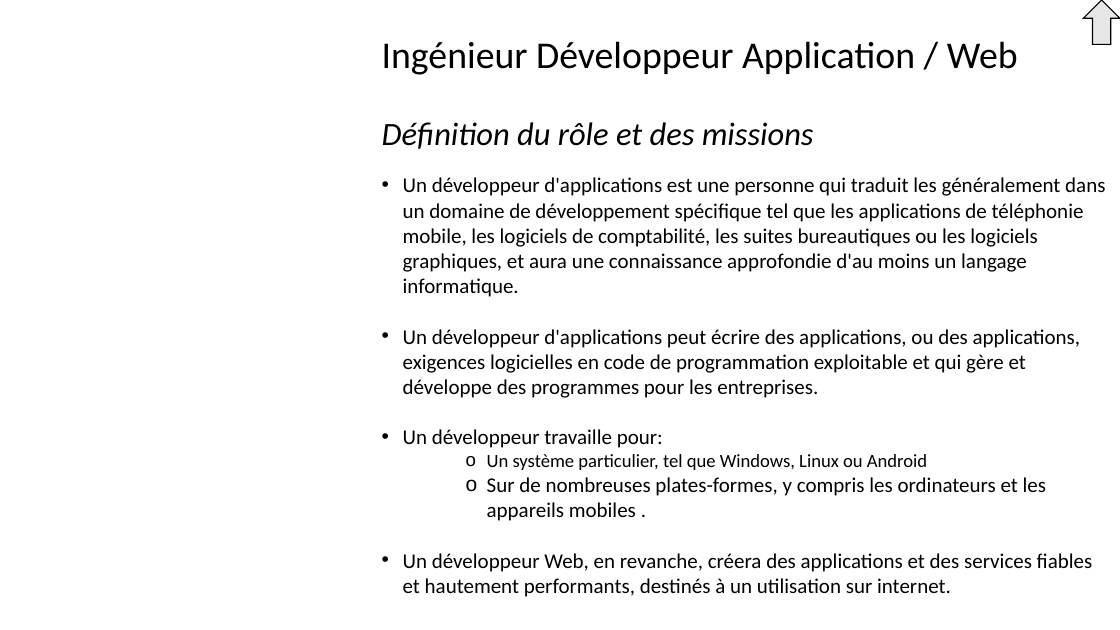
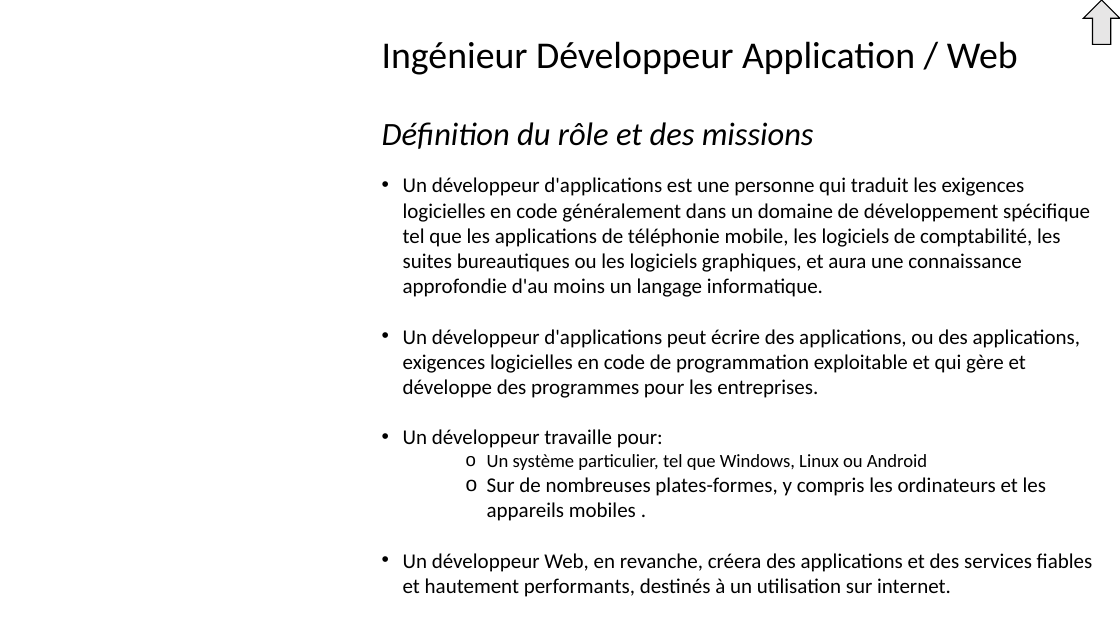
Before and after one commit to Solifred38/cv, a slide deck: slide 7 of Profils_jobs_it.pptx. Drawn at 1120x630 pixels with LibreOffice and Linux fonts; fonts in the diff are those of the drawing; background and template pictures are left out. Boxes give left, top, right and bottom in pixels: in the first picture for what was removed or moved away, otherwise in the second. Text is boxed around its words. In the diff, an @@ line names an element or a change of style, - is before the commit and + after.

Commit message:
modif developpeurs

```diff
--- a/Profils_jobs_it.pptx
+++ b/Profils_jobs_it.pptx
@@ text at (403, 177, 1090, 297): text changed @@
-• Un développeur d'applications est une personne qui traduit les généralement dans un domaine de développement spécifique tel que les applications de téléphonie mobile, les logiciels de comptabilité, les suites bureautiques ou les logiciels graphiques, et aura une connaissance approfondie d'au moins un langage informatique.
+• Un développeur d'applications est une personne qui traduit les exigences logicielles en code généralement dans un domaine de développement spécifique tel que les applications de téléphonie mobile, les logiciels de comptabilité, les suites bureautiques ou les logiciels graphiques, et aura une connaissance approfondie d'au moins un langage informatique.
```
